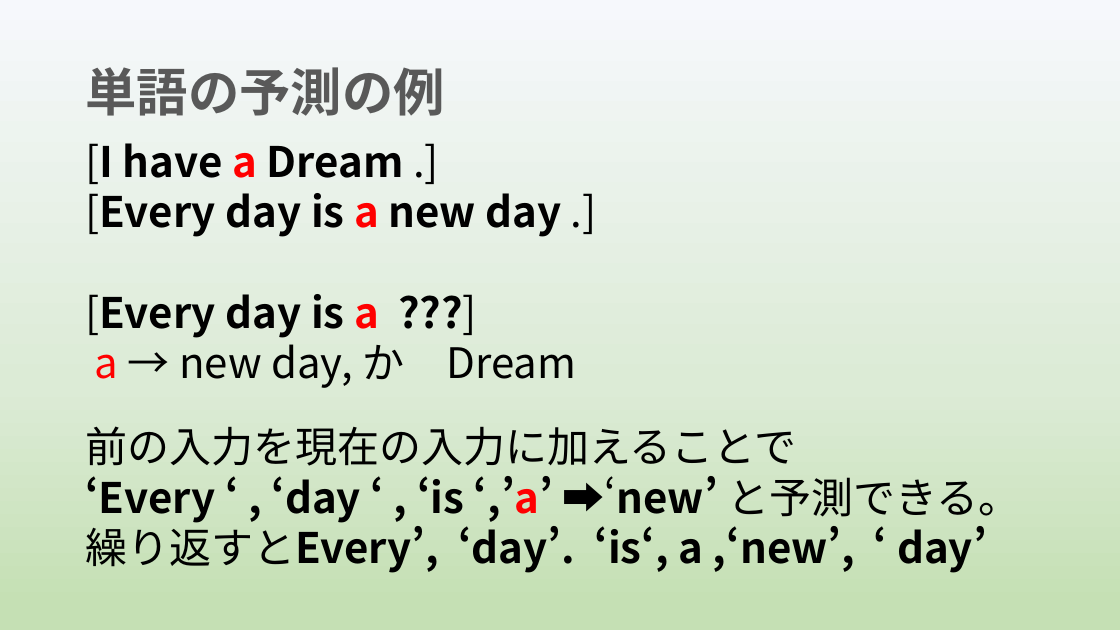
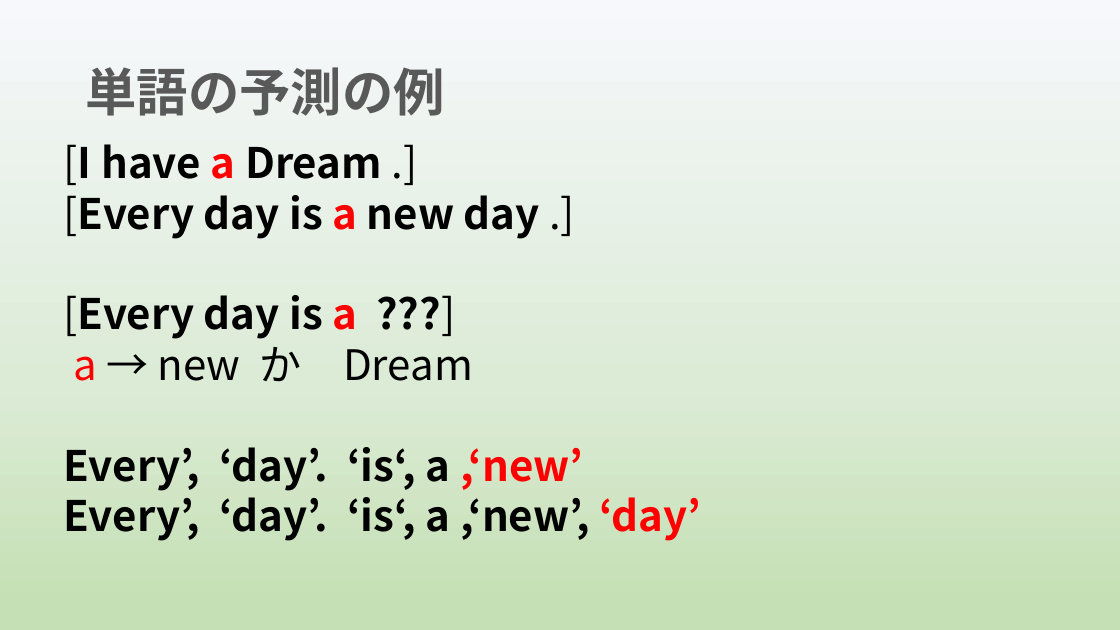
Before and after one commit to yoshitake266/bitComposer_prj, a slide deck: slide 6 of presentation/bit Composer2.pptx. Drawn at 1120x630 pixels with LibreOffice and Linux fonts; fonts in the diff are those of the drawing. Boxes give left, top, right and bottom in pixels: in the first picture for what was removed or moved away, otherwise in the second. Text is boxed around its words. In the diff, an @@ line names an element or a change of style, - is before the commit and + after.

```diff
--- a/presentation/bit Composer2.pptx
+++ b/presentation/bit Composer2.pptx
@@ text "[I have a Dream .]": place and size @@
-text "[I have a Dream .]" at (85,143,1020,573)
+text "[I have a Dream .]" at (64,144,701,541)
@@ text at (64,338,701,541): text changed @@
-a → new day, か Dream
-前の入力を現在の入力に加えることで
-‘Every ‘ , ‘day ‘ , ‘is ‘,’a’ ➡‘new’ と予測できる。
-繰り返すとEvery’, ‘day’. ‘is‘, a ,‘new’, ‘ day’
+a → new か Dream
+Every’, ‘day’. ‘is‘, a ,‘new’
+Every’, ‘day’. ‘is‘, a ,‘new’, ‘day’
```
